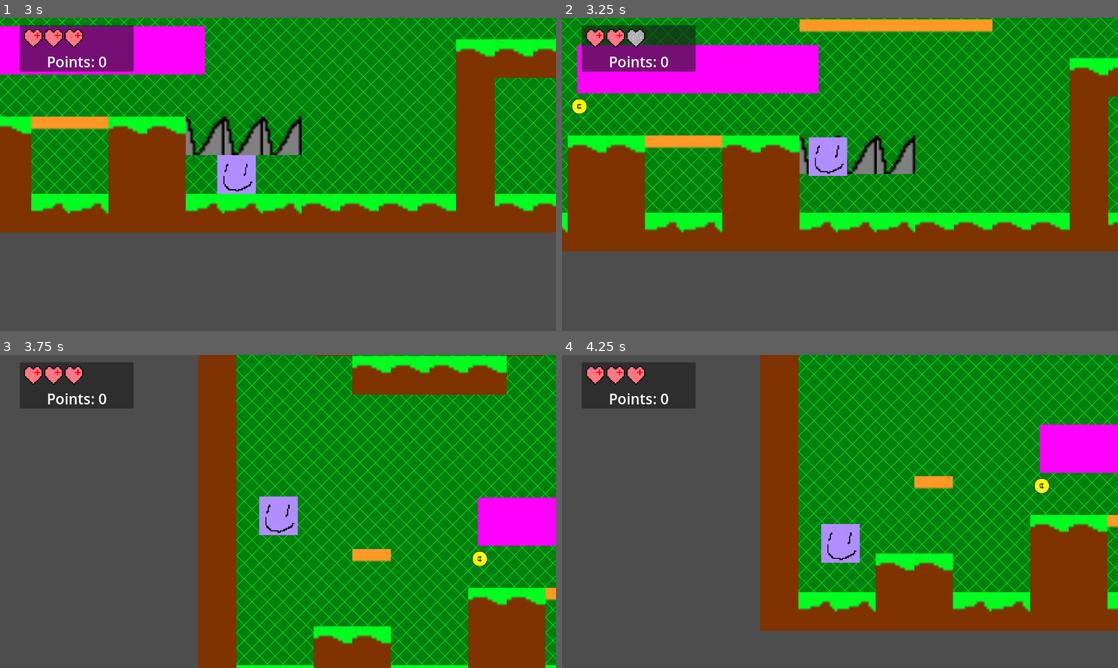
Above: before the commit, frames 1-4 (two rows, left to right).
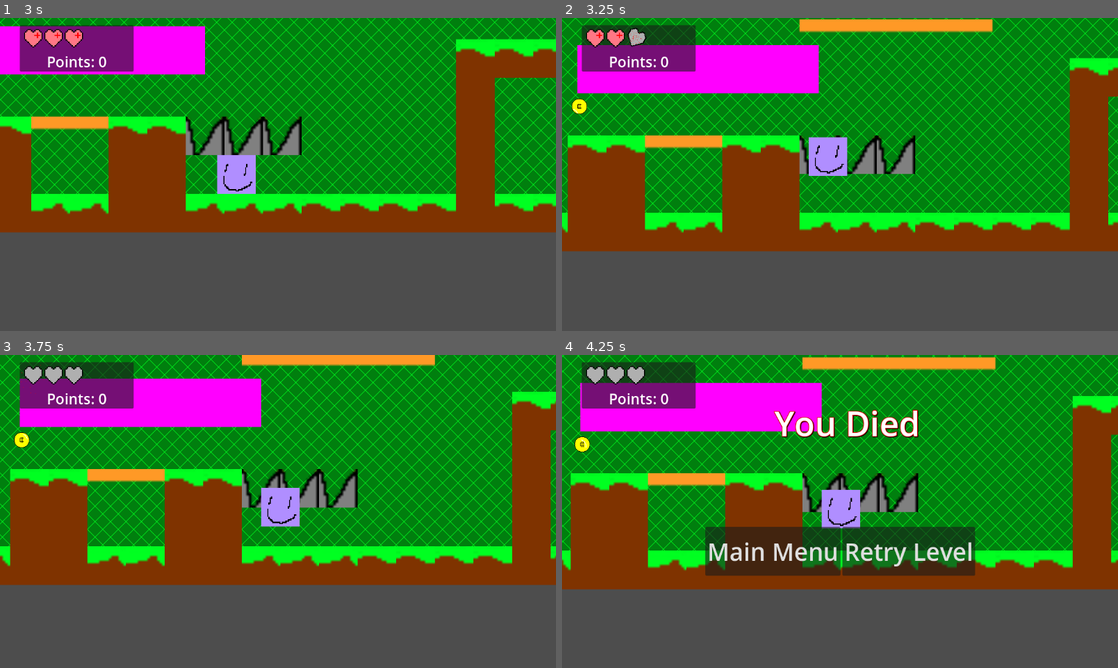
Above: after the commit, the same moments.

Repository: CWmain/Platformer
Game: Godot game, scene res://levels/Level_2.tscn
The game is run twice, just before and just after one commit, with the same random seed, the same clock (stepped at 60 frames per second) and the same inputs. This scene is started directly instead of the project's main scene.
Inputs (mouse positions are in pixels of both pictures, inside the frame that each line leads up to):
- Up to frame 1 (3 s): move the mouse to (250, 237) at 0.52 s; hold Right (right) 0.53-2.03 s; tap Space (jump) at 0.77, 1.52 s; move the mouse to (444, 221) at 1.27 s; move the mouse to (111, 127) at 2.02 s; hold A (left) from 2.03 s (still down); move the mouse to (305, 174) at 2.77 s
- Up to frame 2 (3.25 s): keep holding A (left); tap Space (jump) at 3.02 s
- Up to frame 3 (3.75 s): release A (left) at 3.5 s; click (344, 552) at 3.5 s, where only the run before the commit has a clickable "Retry Level"
- Up to frame 4 (4.25 s): no input

Frame 1 is identical in both runs. In frame 2, less than 0.1% of the frame differs, in the area x 11-16%, y 3-10%; in frame 3, 70%, in the area x 0-100%, y 0-100%; in frame 4, 63%.

Commit message:
Added heart shake on taking damage. Added a delay to game over to allow time for ui animation to finish

Diff:
--- a/Platformer/GameObjects/GameManager.gd
+++ b/Platformer/gui/GameManager.gd
@@ -49,6 +49,16 @@
 
 func game_loss():
 	in_menu = true
+	var death_delay : Timer = Timer.new()
+
+	add_child(death_delay)
+	death_delay.one_shot = true
+	death_delay.autostart = false
+	death_delay.start(0.5)
+	death_delay.timeout.connect(_death_delay_timeout)
+
+
+func _death_delay_timeout():
 	Engine.time_scale = 0
 	loss_menu.show()
 
--- a/Platformer/gui/game_manager.tscn
+++ b/Platformer/gui/game_manager.tscn
@@ -1,13 +1,13 @@
 [gd_scene load_steps=6 format=3 uid="uid://dgj4ye5q61idm"]
 
-[ext_resource type="Script" path="res://GameObjects/GameManager.gd" id="1_a4fbd"]
+[ext_resource type="Script" path="res://gui/GameManager.gd" id="1_7243n"]
 [ext_resource type="PackedScene" uid="uid://dfuscteiwe1ky" path="res://gui/pause_menu.tscn" id="2_qxu45"]
 [ext_resource type="PackedScene" uid="uid://xjqeqho15uj2" path="res://gui/win_menu.tscn" id="3_8hx3n"]
 [ext_resource type="PackedScene" uid="uid://b4ikhscndktlq" path="res://gui/health_bar.tscn" id="3_38bf1"]
 [ext_resource type="PackedScene" uid="uid://cvv1yckk62a5g" path="res://gui/loss_menu.tscn" id="4_6dhdd"]
 
 [node name="GameManager" type="Node"]
-script = ExtResource("1_a4fbd")
+script = ExtResource("1_7243n")
 
 [node name="UI" type="CanvasLayer" parent="."]
 
--- a/Platformer/gui/health_bar.gd
+++ b/Platformer/gui/health_bar.gd
@@ -8,9 +8,21 @@
 	var empty: Rect2 = Rect2(16,0,16,16)
 	var count = 0
 	for container in all:
+		if health == count:
+			container.get_child(0).set_emitting(true)
+			heart_shake(container)
 		if count >= health:
-			container.get_child(0).set_emitting(true)
 			container.texture.region = empty
+
 		else:
 			container.texture.region = full
 		count += 1
+
+
+
+func heart_shake(heart):
+	heart.set_pivot_offset(heart.get_size()/2)
+	var tween = get_tree().create_tween()
+	tween.tween_property(heart, "rotation", PI/4, 0.1)
+	tween.tween_property(heart, "rotation", -PI/4, 0.1)
+	tween.tween_property(heart, "rotation", 0, 0.1)
--- a/Platformer/gui/health_bar.tscn
+++ b/Platformer/gui/health_bar.tscn
@@ -13,6 +13,9 @@
 initial_velocity_min = 100.0
 initial_velocity_max = 200.0
 gravity = Vector3(0, 0, 0)
+color = Color(1, 0, 0, 1)
+turbulence_noise_strength = 20.0
+turbulence_noise_scale = 0.0
 
 [sub_resource type="AtlasTexture" id="AtlasTexture_i0cql"]
 atlas = ExtResource("1_h5kgc")
@@ -23,10 +26,10 @@
 region = Rect2(0, 0, 16, 16)
 
 [node name="Health_Bar" type="HBoxContainer"]
-offset_right = 116.0
-offset_bottom = 38.0
+offset_right = 38.0
+offset_bottom = 10.0
+alignment = 1
 script = ExtResource("1_crmmr")
-metadata/_edit_use_anchors_ = true
 
 [node name="h1" type="TextureRect" parent="."]
 texture_filter = 1
@@ -62,6 +65,7 @@
 [node name="h3" type="TextureRect" parent="."]
 texture_filter = 1
 layout_mode = 2
+size_flags_horizontal = 4
 texture = SubResource("AtlasTexture_ibw1t")
 expand_mode = 3
 
